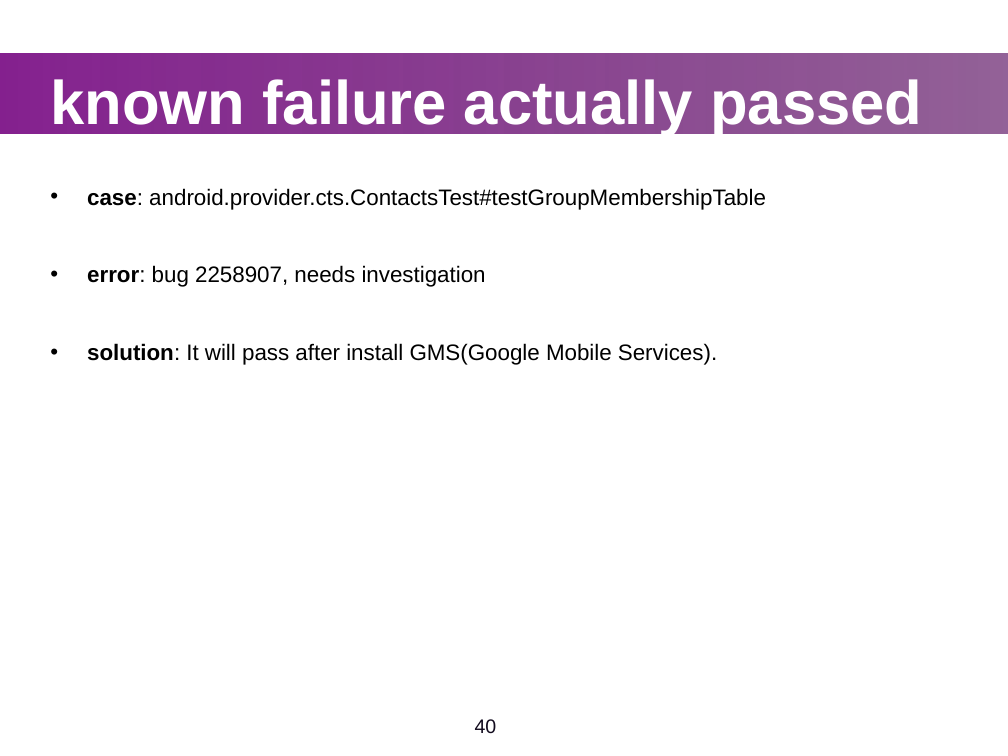
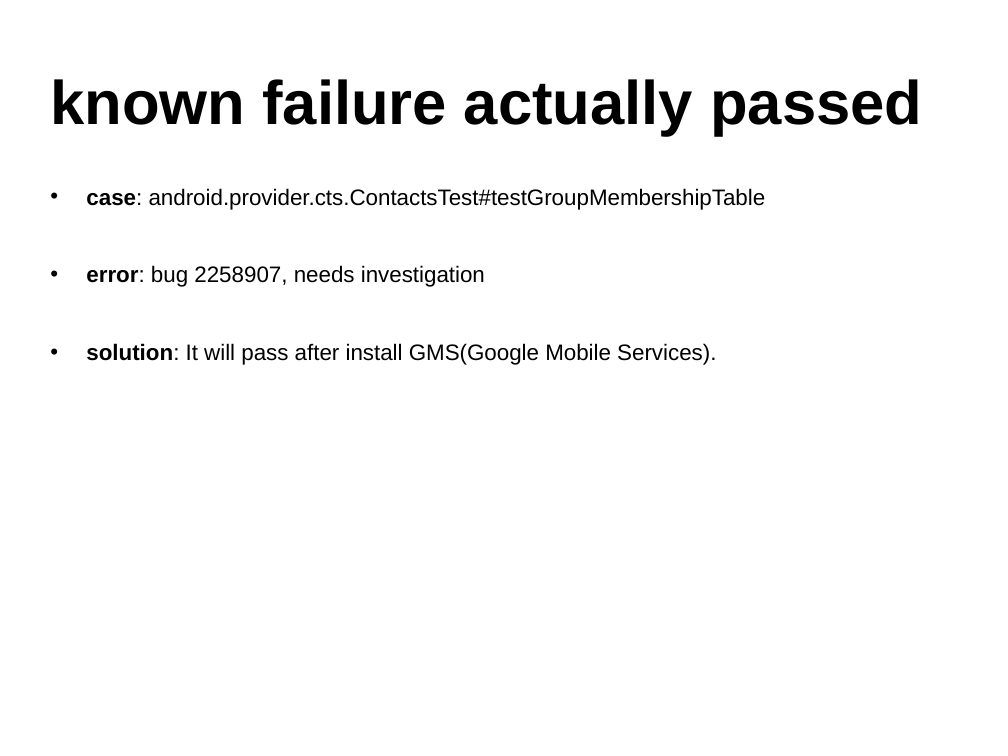
Before and after one commit to widerules/system-information, a slide deck: slide 39 of cts/CTS-training.ppt (slide 40 before the commit). Drawn at 1008x756 pixels with LibreOffice and Linux fonts; fonts in the diff are those of the drawing; background and template pictures are left out. Boxes give left, top, right and bottom in pixels: in the first picture for what was removed or moved away, otherwise in the second. Text is boxed around its words. In the diff, an @@ line names an element or a change of style, - is before the commit and + after.

```diff
--- a/cts/CTS-training.ppt
+++ b/cts/CTS-training.ppt
@@ rectangle removed at (x1=0, y1=53, x2=1008, y2=133) @@
@@ text "known failure actually passed" at (x1=50, y1=79, x2=922, y2=136): text colour #FFFFFF to #000000 @@
@@ page number removed at (x1=475, y1=719, x2=497, y2=734) @@
-40
```
Also in this commit, not shown: 40 other slides changed, 1 slide added, 2 slides removed.
